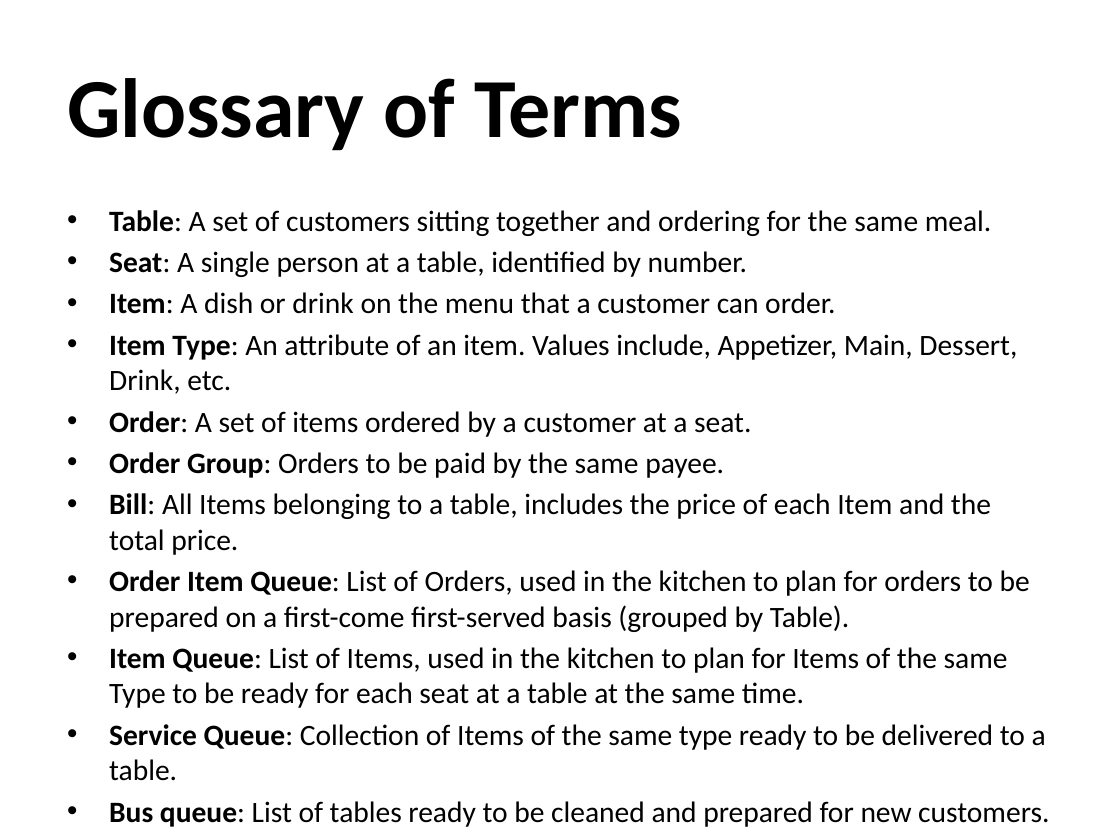
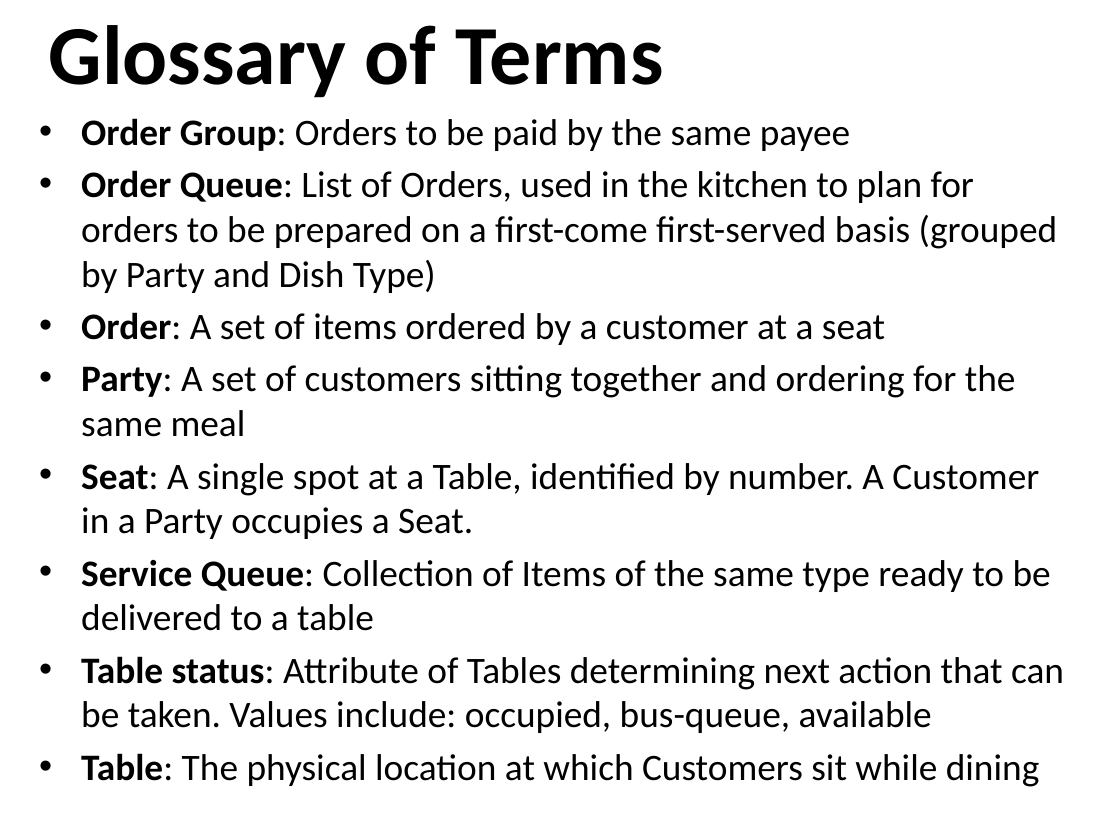
Before and after one commit to osmihi/Capstone, a slide deck: slide 26 of Project Documents/Group3_Presentation1_Capstone.pptx (slide 25 before the commit). Drawn at 1120x840 pixels with LibreOffice and Linux fonts; fonts in the diff are those of the drawing; background and template pictures are left out. Boxes give left, top, right and bottom in pixels: in the first picture for what was removed or moved away, otherwise in the second. Text is boxed around its words. In the diff, an @@ line names an element or a change of style, - is before the commit and + after.

Commit message:
glossary ppt update

```diff
--- a/Project Documents/Group3_Presentation1_Capstone.pptx
+++ b/Project Documents/Group3_Presentation1_Capstone.pptx
@@ title "Glossary of Terms": place and size @@
-title "Glossary of Terms" at <box>67,78,682,151</box>
+title "Glossary of Terms" at <box>49,25,664,98</box>
@@ text at <box>81,118,1064,787</box>: text changed; size 19 to 24 pt @@
-• Table: A set of customers sitting together and ordering for the same meal.
-• Seat: A single person at a table, identified by number.
-• Item: A dish or drink on the menu that a customer can order.
-• Item Type: An attribute of an item. Values include, Appetizer, Main, Dessert, Drink, etc.
-• Order: A set of items ordered by a customer at a seat.
-• Order Group: Orders to be paid by the same payee.
-• Bill: All Items belonging to a table, includes the price of each Item and the total price.
-• Order Item Queue: List of Orders, used in the kitchen to plan for orders to be prepared on a first-come first-served basis (grouped by Table).
-• Item Queue: List of Items, used in the kitchen to plan for Items of the same Type to be ready for each seat at a table at the same time.
-• Service Queue: Collection of Items of the same type ready to be delivered to a table.
-• Bus queue: List of tables ready to be cleaned and prepared for new customers.
-• Table status: Attribute of Tables determining next action that can be taken. Values include: occupied, bus-queue, available.
+• Order Group: Orders to be paid by the same payee
+• Order Queue: List of Orders, used in the kitchen to plan for orders to be prepared on a first-come first-served basis (grouped by Party and Dish Type)
+• Order: A set of items ordered by a customer at a seat
+• Party: A set of customers sitting together and ordering for the same meal
+• Seat: A single spot at a Table, identified by number. A Customer in a Party occupies a Seat.
+• Service Queue: Collection of Items of the same type ready to be delivered to a table
+• Table status: Attribute of Tables determining next action that can be taken. Values include: occupied, bus-queue, available
+• Table: The physical location at which Customers sit while dining
```
Also in this commit, not shown: 1 slide added.
